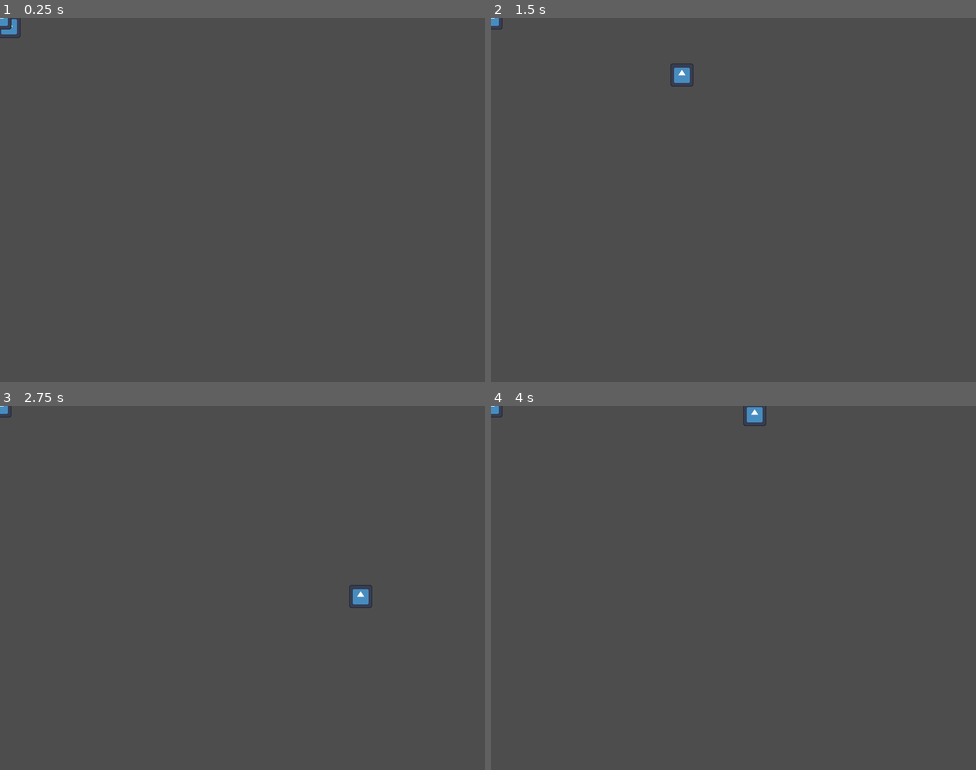
Above: before the commit, frames 1-4 (two rows, left to right).
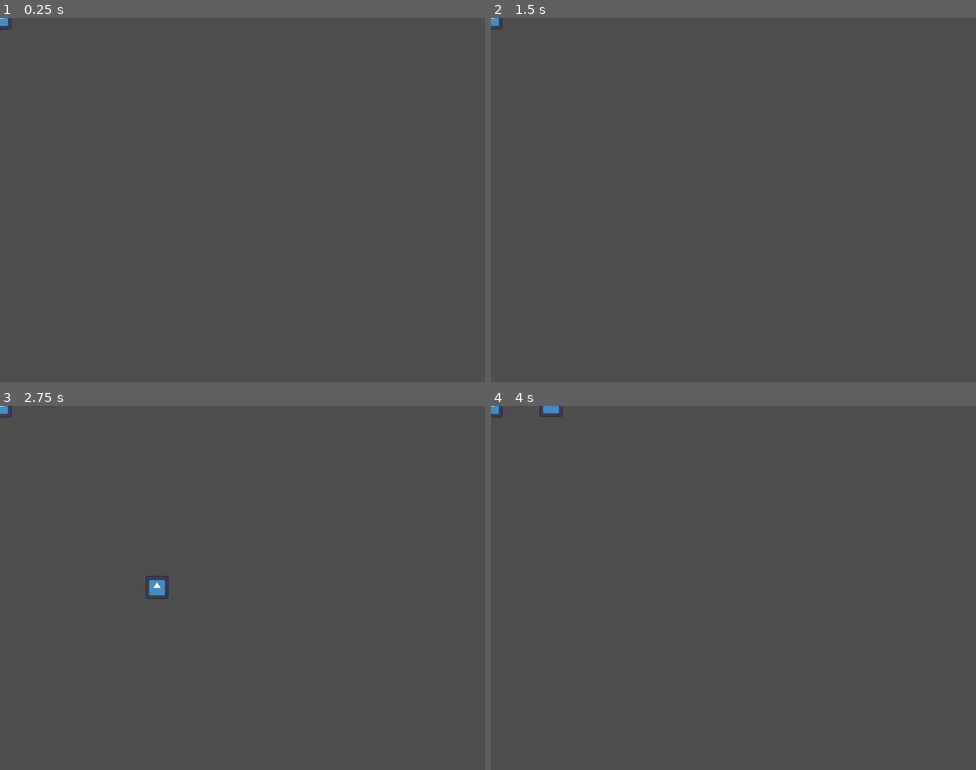
Above: after the commit, the same moments.

Repository: Atron1792/LimboLTD_CalgaryHacks2024
Game: Godot game, scene res://scenes/main_scene.tscn
Two runs of this game, one before a commit and one after it. Both use one fixed random seed, a clock stepped at 60 frames per second and the inputs below. The engine's default icon, where the game draws it, is replaced by a stand-in: a white triangle on a blue panel in a dark square.
Inputs:
- Up to frame 1 (0.25 s): no input
- Up to frame 2 (1.5 s): tap Enter at 0.5 s; hold Right (ui_right) 0.53-1.28 s; hold Down (ui_down) from 1.28 s (still down)
- Up to frame 3 (2.75 s): release Down (ui_down) at 2.03 s; hold Right (ui_right) from 2.03 s (still down)
- Up to frame 4 (4 s): release Right (ui_right) at 2.78 s; hold Up (ui_up) 2.78-3.53 s; hold Left (ui_left) from 3.53 s (still down)

The runs differ from the first frame. In frame 1, less than 0.1% of the frame differs, in the area x 0-5%, y 0-6%; in frame 2, 0.2%; in frame 3, 0.3%, in the area x 30-77%, y 46-56%; in frame 4, 0.2%.

Commit message:
sperate walls

Diff:
--- a/scenes/main_scene.tscn
+++ b/scenes/main_scene.tscn
@@ -1,41 +1,12 @@
-[gd_scene load_steps=4 format=3 uid="uid://byjoecq7frp25"]
+[gd_scene load_steps=3 format=3 uid="uid://byjoecq7frp25"]
 
 [ext_resource type="PackedScene" uid="uid://c28lm2n7tcd4m" path="res://scenes/player.tscn" id="1_juyfk"]
 [ext_resource type="PackedScene" uid="uid://cfls6gutsdhi0" path="res://scenes/mob.tscn" id="2_7mkrh"]
-
-[sub_resource type="WorldBoundaryShape2D" id="WorldBoundaryShape2D_xsbwm"]
 
 [node name="MainScene" type="Node2D"]
 
 [node name="Player" parent="." instance=ExtResource("1_juyfk")]
 
-[node name="BoundaryBottom" type="StaticBody2D" parent="."]
-position = Vector2(400, 600)
-
-[node name="CollisionShape2D" type="CollisionShape2D" parent="BoundaryBottom"]
-shape = SubResource("WorldBoundaryShape2D_xsbwm")
-
-[node name="BoundaryBottom2" type="StaticBody2D" parent="."]
-position = Vector2(800, 300)
-rotation = -1.5708
-
-[node name="CollisionShape2D" type="CollisionShape2D" parent="BoundaryBottom2"]
-shape = SubResource("WorldBoundaryShape2D_xsbwm")
-
-[node name="BoundaryRight" type="StaticBody2D" parent="."]
-position = Vector2(0, 300)
-rotation = 1.5708
-
-[node name="CollisionShape2D" type="CollisionShape2D" parent="BoundaryRight"]
-shape = SubResource("WorldBoundaryShape2D_xsbwm")
-
-[node name="BoundaryTop" type="StaticBody2D" parent="."]
-position = Vector2(400, 0)
-rotation = 3.14159
-
-[node name="CollisionShape2D" type="CollisionShape2D" parent="BoundaryTop"]
-shape = SubResource("WorldBoundaryShape2D_xsbwm")
-
 [node name="Mob" parent="." instance=ExtResource("2_7mkrh")]
 
 [node name="MobTimer" type="Timer" parent="."]
--- /dev/null
+++ b/scenes/walls.tscn
@@ -0,0 +1,32 @@
+[gd_scene load_steps=2 format=3 uid="uid://cs5oe4dx2kfk6"]
+
+[sub_resource type="WorldBoundaryShape2D" id="WorldBoundaryShape2D_pxi20"]
+
+[node name="Walls" type="Node2D"]
+
+[node name="BoundaryBottom" type="StaticBody2D" parent="."]
+position = Vector2(400, 600)
+
+[node name="CollisionShape2D" type="CollisionShape2D" parent="BoundaryBottom"]
+shape = SubResource("WorldBoundaryShape2D_pxi20")
+
+[node name="BoundaryBottom2" type="StaticBody2D" parent="."]
+position = Vector2(800, 300)
+rotation = -1.5708
+
+[node name="CollisionShape2D" type="CollisionShape2D" parent="BoundaryBottom2"]
+shape = SubResource("WorldBoundaryShape2D_pxi20")
+
+[node name="BoundaryRight" type="StaticBody2D" parent="."]
+position = Vector2(0, 300)
+rotation = 1.5708
+
+[node name="CollisionShape2D" type="CollisionShape2D" parent="BoundaryRight"]
+shape = SubResource("WorldBoundaryShape2D_pxi20")
+
+[node name="BoundaryTop" type="StaticBody2D" parent="."]
+position = Vector2(400, 0)
+rotation = 3.14159
+
+[node name="CollisionShape2D" type="CollisionShape2D" parent="BoundaryTop"]
+shape = SubResource("WorldBoundaryShape2D_pxi20")
